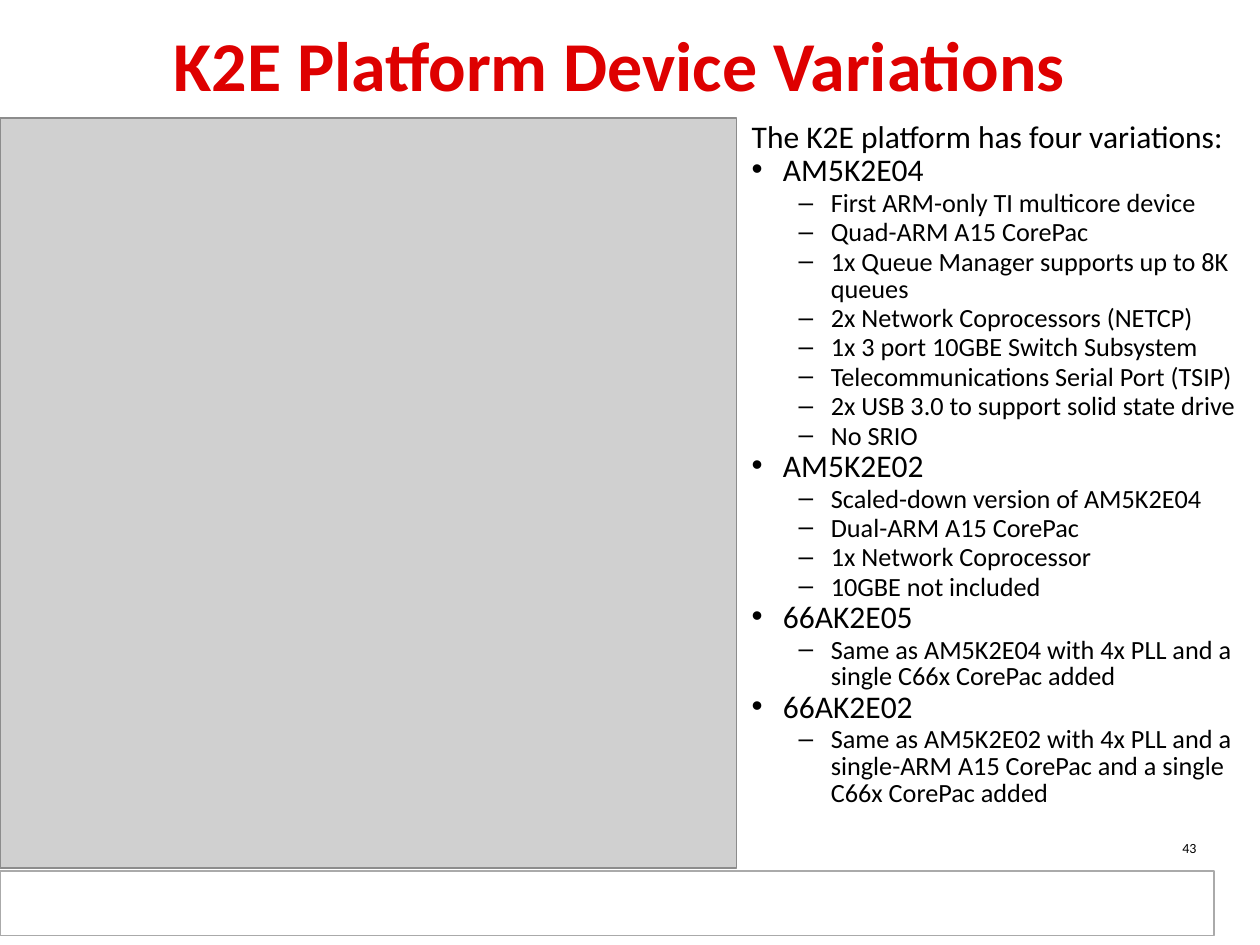
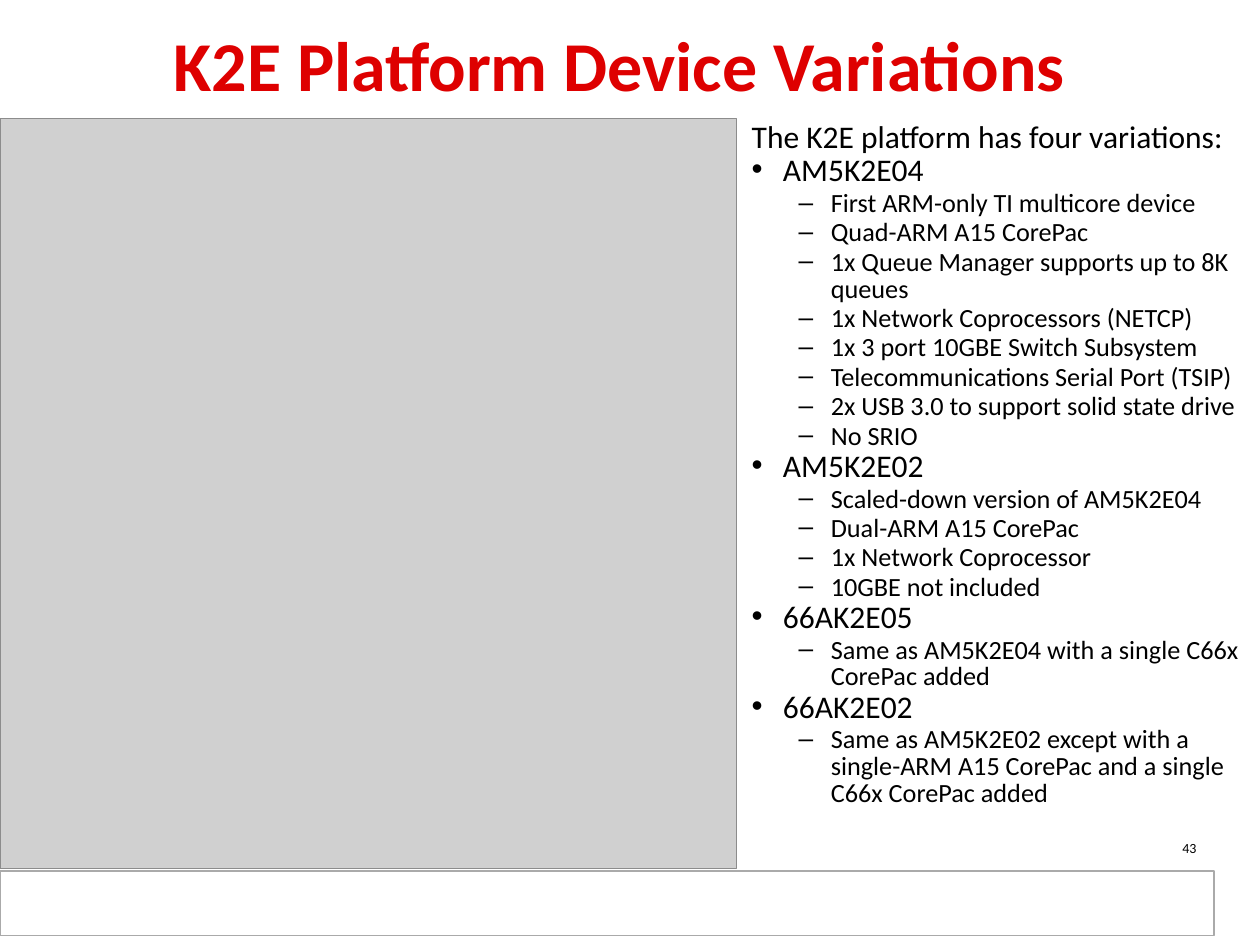
Before and after one commit to hari1989/keystone-workshop, a slide deck: slide 43 of slides/KeyStone SoC Architecture.pptx. Drawn at 1260x945 pixels with LibreOffice and Linux fonts; fonts in the diff are those of the drawing; grey boxes stand for pictures; background and template pictures are left out. Boxes give left, top, right and bottom in pixels: in the first picture for what was removed or moved away, otherwise in the second. Text is boxed around its words. In the diff, an @@ line names an element or a change of style, - is before the commit and + after.

Commit message:
Updated K2E graphics to reflect new NETCP configuration. RJH

```diff
--- a/slides/KeyStone SoC Architecture.pptx
+++ b/slides/KeyStone SoC Architecture.pptx
@@ text at (831,308,1192,332): text changed @@
-  – 2x Network Coprocessors (NETCP)
+  – 1x Network Coprocessors (NETCP)
@@ text at (831,640,1238,685): text changed @@
-  – Same as AM5K2E04 with 4x PLL and a single C66x CorePac added
+  – Same as AM5K2E04 with a single C66x CorePac added
@@ text at (831,729,1223,803): text changed @@
-  – Same as AM5K2E02 with 4x PLL and a single-ARM A15 CorePac and a single C66x CorePac added
+  – Same as AM5K2E02 except with a single-ARM A15 CorePac and a single C66x CorePac added
```
Also in this commit, not shown: 3 other slides changed.
